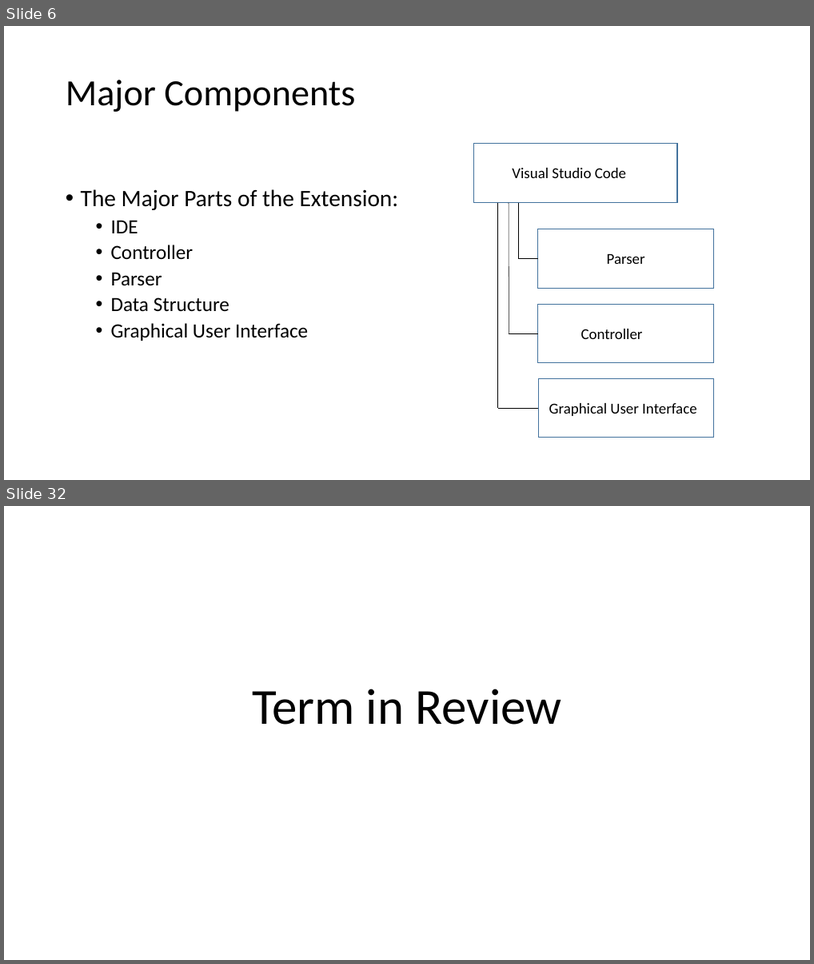
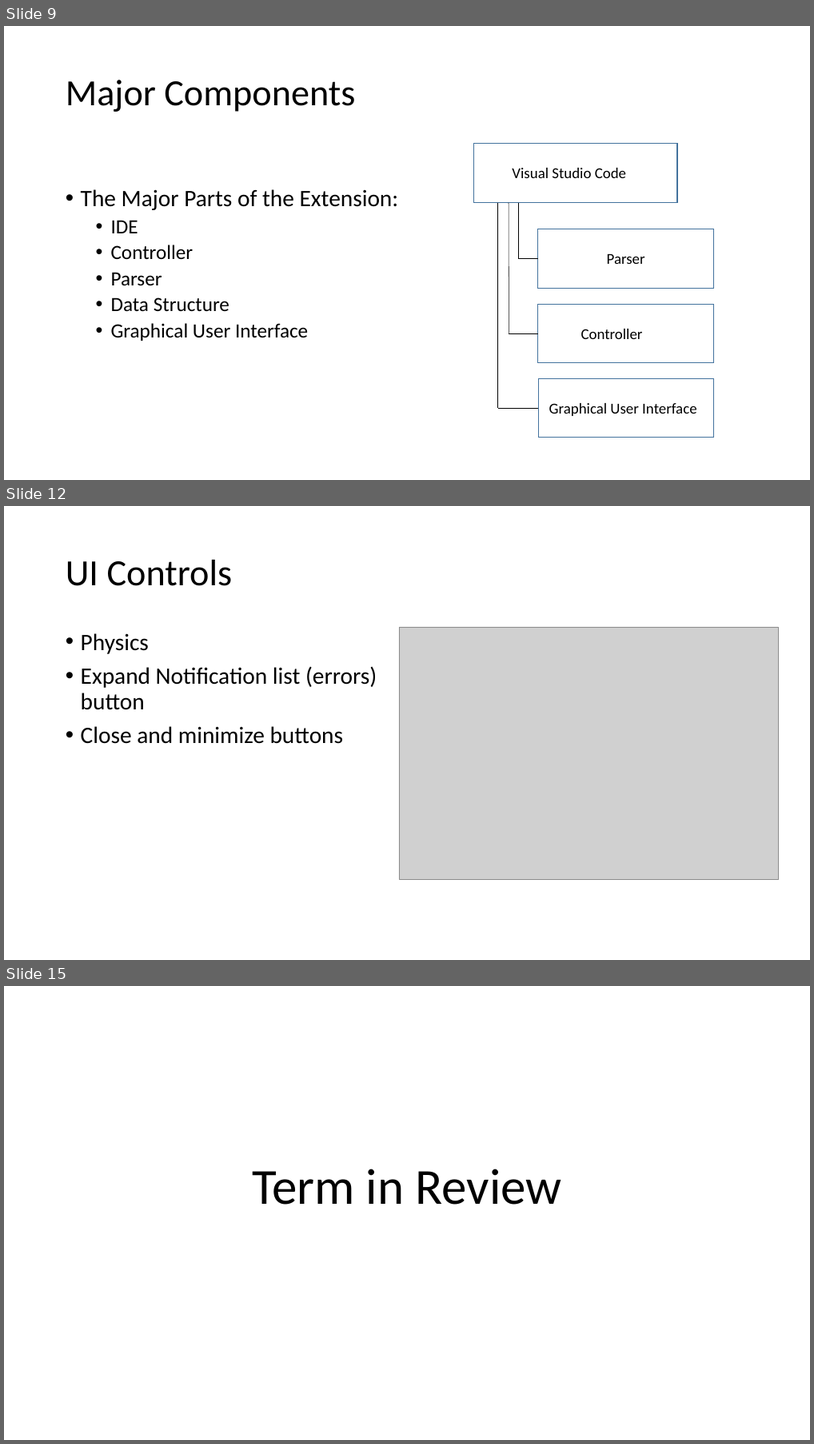
Before and after one commit to slichlyter12/Postal, a slide deck: ProgressReportEndWinter/Progress-Report-EndWinter-team38.pptx. Shown one above the other, each under a label of ours: slides 6 and 32 before the commit, slides 9, 12 and 15 after it; the slides between them are not shown. The pictures are 814x964 and 814x1444 pixels, drawn with LibreOffice and Linux fonts; fonts in the diff are those of the drawing; grey boxes stand for pictures. Boxes give left, top, right and bottom in pixels: in the first picture for what was removed or moved away, otherwise in the second. Text is boxed around its words. In the diff, an @@ line names an element or a change of style, - is before the commit and + after.

```diff
--- a/ProgressReportEndWinter/Progress-Report-EndWinter-team38.pptx
+++ b/ProgressReportEndWinter/Progress-Report-EndWinter-team38.pptx
@@ slide 12 added at box(4, 506, 810, 960), background #FFFFFF @@
@@ title added at box(66, 560, 233, 586), 44 pt, text #000000 @@
+UI Controls
@@ text added at box(81, 633, 377, 744), 28 pt, text #000000 @@
+• Physics
+• Expand Notification list (errors) button
+• Close and minimize buttons
@@ picture added at box(399, 627, 778, 880) @@
@@ what was slide 6 is now slide 9 @@
@@ what was slide 32 is now slide 15 @@
```
Also in this commit, not shown: 5 slides changed, 7 other slides added, 24 slides removed.
